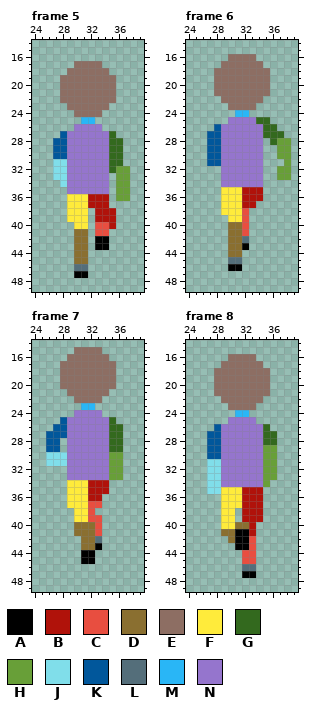
File history of a pixel-art file, The Fallen Guardian/Assets/Art/Characters/Player/Move/Player_Move_Up.aseprite. The picture above was drawn from the file before the commit.
64x64 pixels, 8 frames. Shown: frame 5: x 24..39, y 14..49; frame 6: x 24..39, y 14..49; frame 7: x 24..39, y 14..49; frame 8: x 24..39, y 14..49. The commit also changed other frames, which this record leaves out.
Visible layers, top first: "Hair/Hair 1", "Parts Copy/Head", "Parts Copy/Left Arm", "Parts Copy/Right Arm", "Parts Copy/Chest", "Parts Copy/Left Leg", "Parts Copy/Right Leg".
Palette (. is transparent): A #000000  B #b0120a  C #e84e40  D #8a6f30  E #8d6e63  F #ffeb3b  G #33691e  H #689f38  J #80deea  K #01579b  L #546e7a  M #29b6f6  N #9575cd
Pixels before, frame 5, first column x 27:
17 ...EEEE....
18 ..EEEEEE...
19 .EEEEEEEE..
20 .EEEEEEEE..
21 .EEEEEEEE..
22 .EEEEEEEE..
23 ..EEEEEE...
24 ...EEEE....
25 ....MM.....
26 ...NNNN....
27 .KNNNNNNG..
28 KKNNNNNNGG.
29 KKNNNNNNGG.
30 KKNNNNNNGG.
31 JJNNNNNNGG.
32 JJNNNNNNGHH
33 JJNNNNNN.HH
34 .JNNNNNN.HH
35 ..NNNNNN.HH
36 ..FFFBBB.HH
37 ..FFFBBB...
38 ..FFF.BBB..
39 ..FFF.BBB..
40 ...FF.CCB..
41 ...DD.CC...
42 ...DD.AA...
43 ...DD.AA...
44 ...DD......
45 ...DD......
46 ...LL......
47 ...AA......
Pixels before, frame 6, first column x 27:
16 ...EEEE.....
17 ..EEEEEE....
18 .EEEEEEEE...
19 .EEEEEEEE...
20 .EEEEEEEE...
21 .EEEEEEEE...
22 ..EEEEEE....
23 ...EEEE.....
24 ....MM......
25 ...NNNNGG...
26 .KNNNNNNGG..
27 KKNNNNNNGGG.
28 KKNNNNNN.GHH
29 KKNNNNNN..HH
30 KKNNNNNN..HH
31 KKNNNNNN...H
32 ..NNNNNN..HH
33 ..NNNNNN..HH
34 ..NNNNNN....
35 ..FFFBBB....
36 ..FFFBBB....
37 ..FFFBB.....
38 ..FFFC......
39 ...FFC......
40 ...DDC......
41 ...DDC......
42 ...DDL......
43 ...DDA......
44 ...DD.......
45 ...LL.......
46 ...AA.......
Pixels before, frame 7, first column x 26:
15 ....EEEE...
16 ...EEEEEE..
17 ..EEEEEEEE.
18 ..EEEEEEEE.
19 ..EEEEEEEE.
20 ..EEEEEEEE.
21 ...EEEEEE..
22 ....EEEE...
23 .....MM....
24 ....NNNN...
25 ..KNNNNNNG.
26 .KKNNNNNNGG
27 KKKNNNNNNGG
28 KK.NNNNNNGG
29 KK.NNNNNNGG
30 JJJNNNNNNHH
31 JJJNNNNNNHH
32 ...NNNNNNHH
33 ...NNNNNNHH
34 ...FFFBBB..
35 ...FFFBBB..
36 ...FFFBB...
37 ...FFFCC...
38 ....FFC....
39 ....FFCC...
40 ....DDDC...
41 ....DDDC...
42 .....DDL...
43 .....DDA...
44 .....AA....
45 .....AA....
Pixels before, frame 8, first column x 27:
16 ...EEEE...
17 ..EEEEEE..
18 .EEEEEEEE.
19 .EEEEEEEE.
20 .EEEEEEEE.
21 .EEEEEEEE.
22 ..EEEEEE..
23 ...EEEE...
24 ....MM....
25 ...NNNN...
26 .KNNNNNNG.
27 KKNNNNNNGG
28 KKNNNNNNGG
29 KKNNNNNNHH
30 KKNNNNNNHH
31 JJNNNNNNHH
32 JJNNNNNNHH
33 JJNNNNNNHH
34 JJNNNNNNH.
35 JJFFFBBB..
36 ..FFFBBB..
37 ..FFFBBB..
38 ..FF.BBB..
39 ..FF.BBB..
40 ..FFDDB...
41 ..DDAAB...
42 ...DAAC...
43 ....AAC...
44 .....CC...
45 .....CC...
46 .....LL...
47 .....AA...
Once edited:
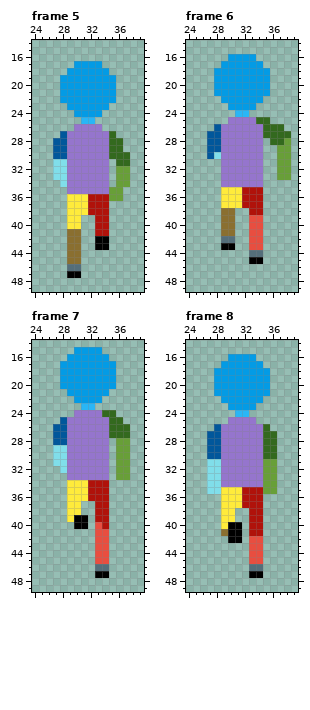
Edits made:
layer "Parts Copy/Right Leg" now hidden
layer "Parts Copy/Left Leg" now hidden
layer "Parts Copy/Right Arm" now hidden
layer "Parts Copy/Left Arm" now hidden
layer "Parts Copy/Head" now hidden
layer "Parts Copy Copy/Right Leg" added
layer "Parts Copy Copy/Left Leg" added
layer "Parts Copy Copy/Right Arm" added
layer "Parts Copy Copy/Left Arm" added
layer "Parts Copy Copy/Head" added
layer "Hair/Hair 1" now hidden
colour E: #8d6e63 -> #039be5
Frame 5:
y 30: x 37 . -> G
y 31: x 35 G -> .; x 37 . -> G
y 32: x 35 G -> .
y 35..36: x 35 . -> H; x 37 H -> .
y 38: x 32 . -> B; x 35 B -> .
y 39: x 31 F -> .; x 35 B -> .
y 40: x 29 . -> F; x 31 F -> .; x 33..35 CCB -> BB.
y 41: x 29 . -> D; x 31 D -> .; x 33..34 CC -> BB
y 42..45: x 29 . -> D; x 31 D -> .
y 46: x 29 . -> L; x 31 L -> .
y 47: x 29 . -> A; x 31 A -> .
Frame 6:
y 26: x 37 . -> G
y 27: x 38 . -> G
y 28: x 37 H -> G
y 30: x 28 K -> J
y 31: x 27..28 KK -> ..; x 37 . -> H
y 37: x 34 . -> B
y 38: x 29..34 FFFC.. -> DD..BB
y 39: x 29..34 .FFC.. -> DD..CC
y 40..41: x 29 . -> D; x 31..34 DC.. -> ..CC
y 42: x 29..34 .DDL.. -> LL..CC
y 43: x 29..34 .DDA.. -> AA..CC
y 44: x 30..31 DD -> ..; x 33..34 .. -> LL
y 45: x 30..31 LL -> ..; x 33..34 .. -> AA
y 46: x 30..31 AA -> ..
Frame 7:
y 24: x 34..35 .. -> GG
y 25: x 36 . -> G
y 26: x 37 . -> G
y 27: x 26 K -> .; x 37 . -> G
y 28: x 26 K -> .; x 28 . -> K; x 35..37 GG. -> .HH
y 29: x 26..28 KK. -> .JJ; x 35..37 GG. -> .HH
y 30..31: x 26 J -> .; x 35 H -> .; x 37 . -> H
y 32: x 28 . -> J; x 35 H -> .; x 37 . -> H
y 33: x 35 H -> .; x 37 . -> H
y 36: x 34 . -> B
y 37: x 31..34 FCC. -> ..BB
y 38: x 29 . -> F; x 31..34 FC.. -> ..BB
y 39: x 29..34 .FFCC. -> FAA.BB
y 40: x 30..32 DDD -> AA.; x 34 . -> B
y 41: x 30..32 DDD -> ...; x 34 . -> C
y 42: x 31..34 DDL. -> ..CC
y 43: x 31..34 DDA. -> ..CC
y 44..45: x 31..34 AA.. -> ..CC
y 46: x 33..34 .. -> LL
y 47: x 33..34 .. -> AA
Frame 8:
y 29..30: x 35..36 HH -> GG
y 34: x 36 . -> H
y 35: x 35..36 .. -> HH
y 38..39: x 32 B -> .
y 40: x 30..32 FDD -> AA.; x 34 . -> B
y 41: x 30 D -> A; x 32 A -> .; x 34 . -> B
y 42: x 30 D -> A; x 32 A -> .; x 34 . -> C
y 43: x 31..32 AA -> ..; x 34 . -> C
y 44..45: x 32 C -> .; x 34 . -> C
y 46: x 32 L -> .; x 34 . -> L
y 47: x 32 A -> .; x 34 . -> A
Pixel boxes of the changes (left, top, right, bottom) in both pictures:
changed: (60, 61, 116, 117)
changed: (67, 152, 130, 278)
changed: (207, 54, 291, 166)
changed: (221, 201, 263, 271)
changed: (46, 347, 130, 578)
changed: (214, 354, 270, 410)
changed: (228, 445, 277, 578)
